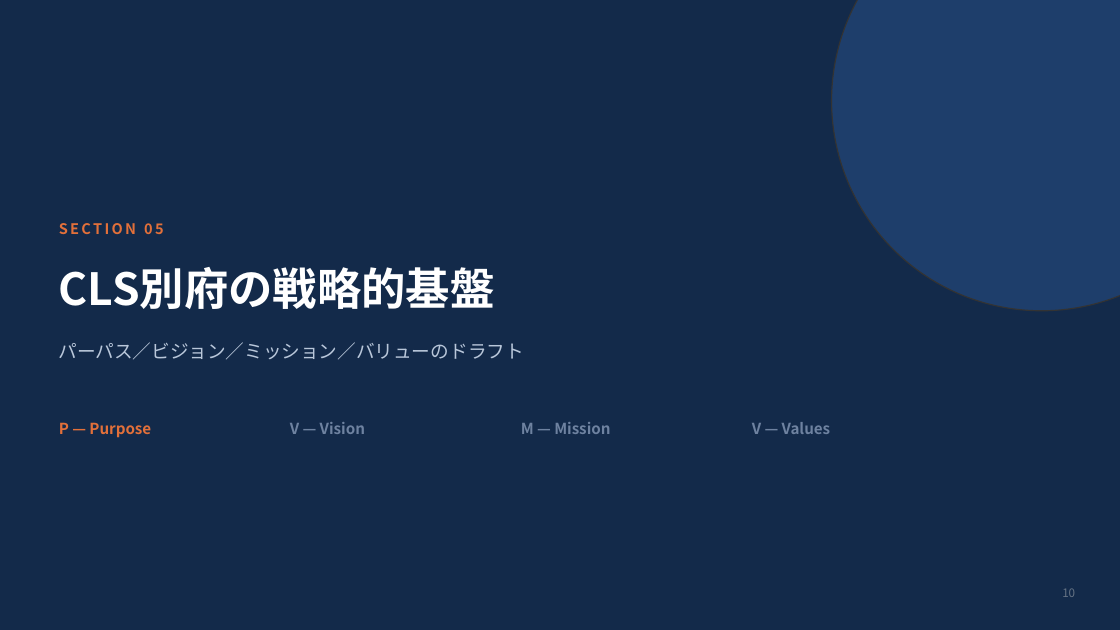
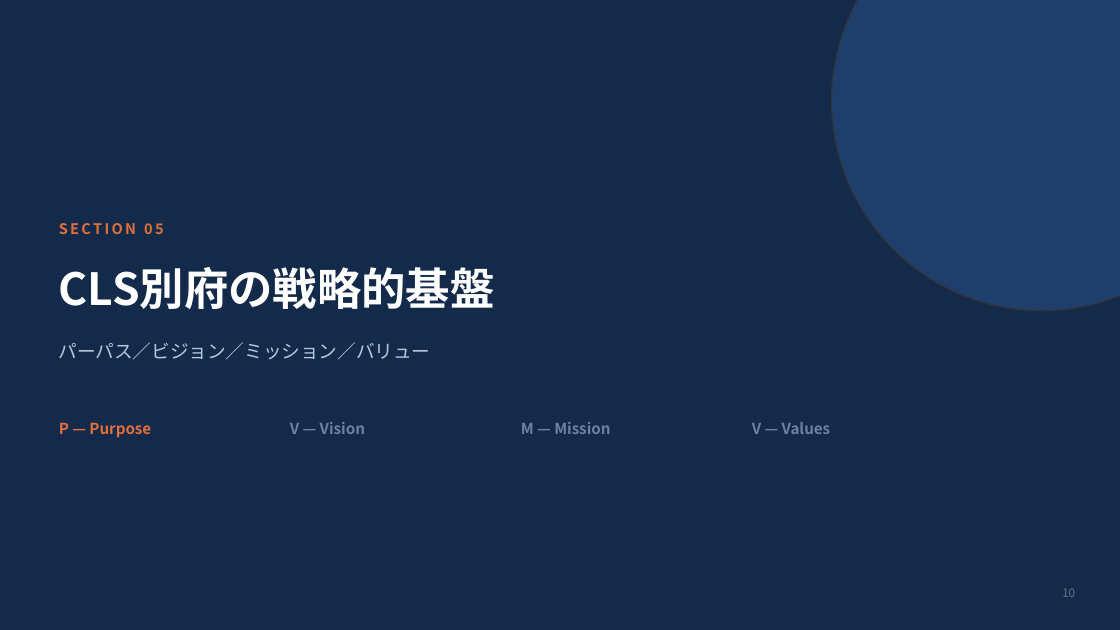
Before and after one commit to RyoWakabayashi/cls-beppu, a slide deck: slide 10 of docs/meetings/20260816/CLS別府第2回企画立案.pptx. Drawn at 1120x630 pixels with LibreOffice and Linux fonts; fonts in the diff are those of the drawing. Boxes give left, top, right and bottom in pixels: in the first picture for what was removed or moved away, otherwise in the second. Text is boxed around its words. In the diff, an @@ line names an element or a change of style, - is before the commit and + after.

```diff
--- a/docs/meetings/20260816/CLS別府第2回企画立案.pptx
+++ b/docs/meetings/20260816/CLS別府第2回企画立案.pptx
@@ text at <box>59,342,431,360</box>: text changed @@
-パーパス／ビジョン／ミッション／バリューのドラフト
+パーパス／ビジョン／ミッション／バリュー
```
Also in this commit, not shown: 11 other slides changed, 1 slide added, 2 other files.
